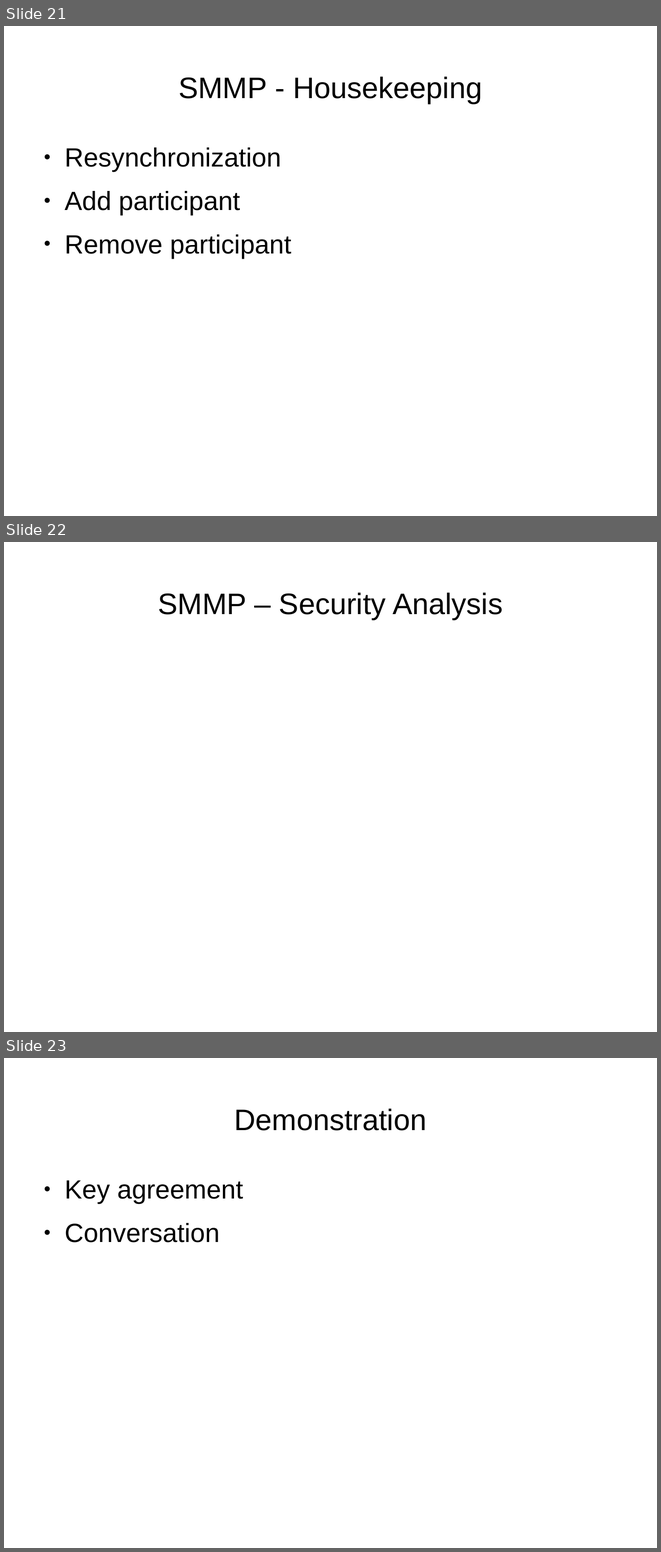
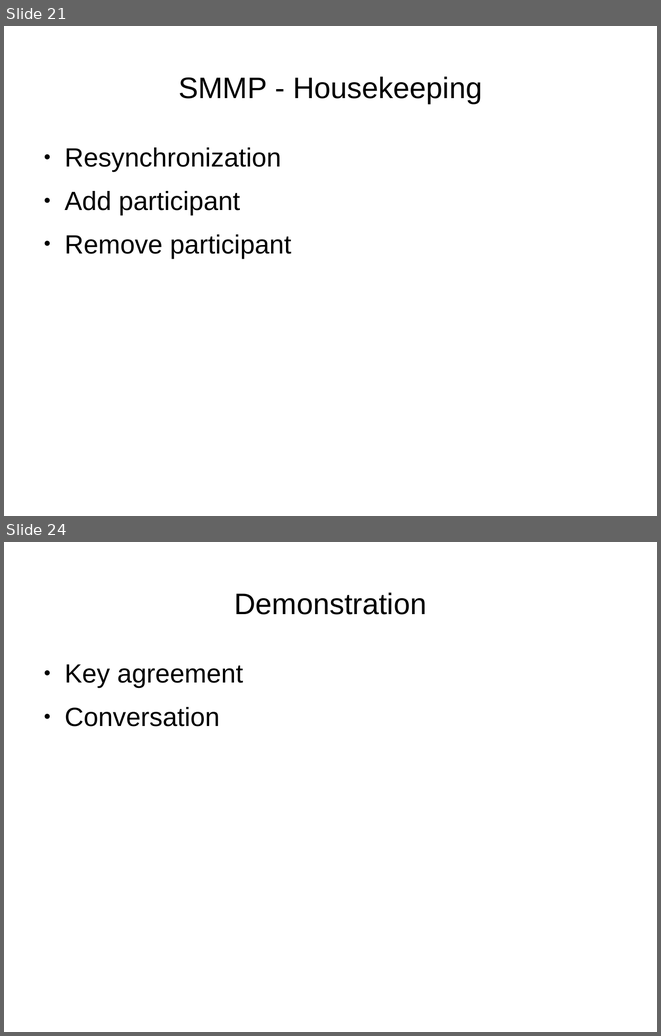
Before and after one commit to rxcomm/smmp, a slide deck: spec/slideshow.odp. Shown one above the other, each under a label of ours: slides 21, 22 and 23 before the commit, slides 21 and 24 after it; the slides between them are not shown. The pictures are 661x1552 and 661x1036 pixels, drawn with LibreOffice and Linux fonts; fonts in the diff are those of the drawing. Boxes give left, top, right and bottom in pixels: in the first picture for what was removed or moved away, otherwise in the second. Text is boxed around its words. In the diff, an @@ line names an element or a change of style, - is before the commit and + after.

```diff
--- a/spec/slideshow.odp
+++ b/spec/slideshow.odp
@@ slide 22 removed at [4,542,657,1032], background #FFFFFF @@
@@ title removed at [158,592,503,619] @@
-SMMP – Security Analysis
@@ what was slide 23 is now slide 24 @@
```
Also in this commit, not shown: 2 slides changed, 2 slides added, 4 other files.
